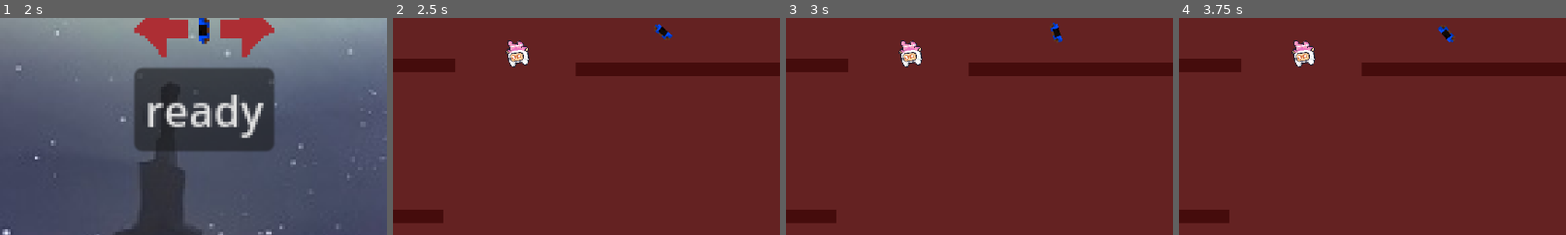
Above: before the commit, frames 1-4 (left to right).
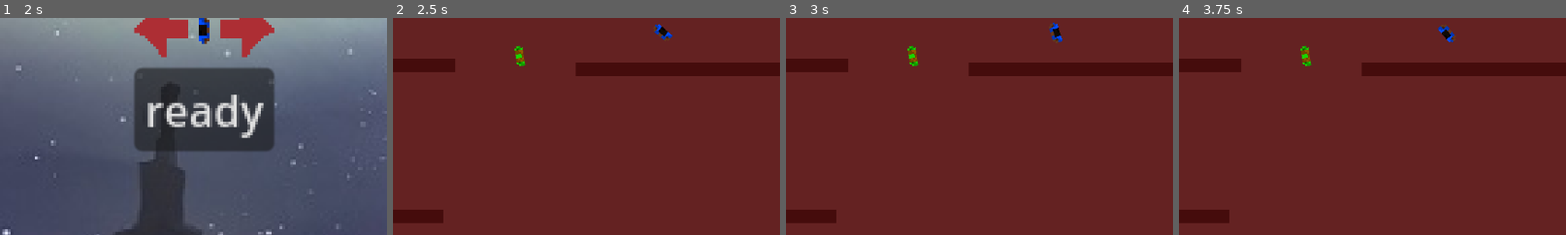
Above: after the commit, the same moments.

Repository: ArthurPesi/fundjogos
Game: Godot game, scene res://control.tscn
The game is run twice, just before and just after one commit, with the same random seed, the same clock (stepped at 60 frames per second) and the same inputs.
Inputs (mouse positions are % of the whole screen's width and height, from its top left):
- Up to frame 1 (2 s): click "Play" at 0.5 s; tap Enter at 1.25 s; move the mouse to (72, 45) at 1.27 s; tap Space (join_keyboard) at 1.35 s
- Up to frame 2 (2.5 s): click "ready" at 2 s
- Up to frame 3 (3 s): tap Space (join_keyboard) at 2.75, 2.85 s; move the mouse to (30, 55) at 2.77 s
- Up to frame 4 (3.75 s): tap Enter at 3.5 s; move the mouse to (60, 28) at 3.52 s; tap Space (join_keyboard) at 3.6 s
The pictures show only the part of the screen within x 14-64%, y 41-91%; the shares and areas given below are measured in that part.

Frame 1 is identical in both runs. In frame 2, 0.6% of the frame differs, in the area x 29-71%, y 6-23%; in frame 3, 0.6%; in frame 4, 0.6%.

Commit message:
new: implemented enemy sprites and changed hitboxes

Diff:
--- a/enemies/enemy_generic.tscn
+++ b/enemies/enemy_generic.tscn
@@ -1,24 +1,98 @@
-[gd_scene load_steps=4 format=3 uid="uid://6h6ilkaxkee4"]
+[gd_scene load_steps=13 format=3 uid="uid://6h6ilkaxkee4"]
 
 [ext_resource type="Script" uid="uid://dgb7npnjfcyb6" path="res://enemies/enemy_parent.gd" id="1_8xuwg"]
+[ext_resource type="Texture2D" uid="uid://kvdgv4khsrqc" path="res://sprites/goblin.png" id="2_nvcvs"]
 
-[sub_resource type="CircleShape2D" id="CircleShape2D_a2j8e"]
-radius = 6.0
+[sub_resource type="AtlasTexture" id="AtlasTexture_dccvl"]
+atlas = ExtResource("2_nvcvs")
+region = Rect2(0, 1, 9, 11)
 
-[sub_resource type="CircleShape2D" id="CircleShape2D_ndpbf"]
-radius = 11.0454
+[sub_resource type="AtlasTexture" id="AtlasTexture_ttanq"]
+atlas = ExtResource("2_nvcvs")
+region = Rect2(9, 1, 9, 11)
+
+[sub_resource type="AtlasTexture" id="AtlasTexture_3h8ed"]
+atlas = ExtResource("2_nvcvs")
+region = Rect2(18, 1, 9, 11)
+
+[sub_resource type="AtlasTexture" id="AtlasTexture_cnb2n"]
+atlas = ExtResource("2_nvcvs")
+region = Rect2(27, 1, 9, 11)
+
+[sub_resource type="AtlasTexture" id="AtlasTexture_tgpci"]
+atlas = ExtResource("2_nvcvs")
+region = Rect2(36, 1, 9, 11)
+
+[sub_resource type="AtlasTexture" id="AtlasTexture_72ctu"]
+atlas = ExtResource("2_nvcvs")
+region = Rect2(45, 1, 9, 11)
+
+[sub_resource type="AtlasTexture" id="AtlasTexture_6dwet"]
+atlas = ExtResource("2_nvcvs")
+region = Rect2(54, 1, 9, 11)
+
+[sub_resource type="SpriteFrames" id="SpriteFrames_irj8s"]
+animations = [{
+"frames": [{
+"duration": 1.0,
+"texture": SubResource("AtlasTexture_dccvl")
+}],
+"loop": true,
+"name": &"idle",
+"speed": 5.0
+}, {
+"frames": [{
+"duration": 1.0,
+"texture": SubResource("AtlasTexture_dccvl")
+}, {
+"duration": 1.0,
+"texture": SubResource("AtlasTexture_ttanq")
+}, {
+"duration": 1.0,
+"texture": SubResource("AtlasTexture_3h8ed")
+}, {
+"duration": 1.0,
+"texture": SubResource("AtlasTexture_cnb2n")
+}, {
+"duration": 1.0,
+"texture": SubResource("AtlasTexture_dccvl")
+}, {
+"duration": 1.0,
+"texture": SubResource("AtlasTexture_tgpci")
+}, {
+"duration": 1.0,
+"texture": SubResource("AtlasTexture_72ctu")
+}, {
+"duration": 1.0,
+"texture": SubResource("AtlasTexture_6dwet")
+}],
+"loop": true,
+"name": &"walk",
+"speed": 10.0
+}]
+
+[sub_resource type="RectangleShape2D" id="RectangleShape2D_nvcvs"]
+size = Vector2(5, 11)
+
+[sub_resource type="RectangleShape2D" id="RectangleShape2D_dccvl"]
+size = Vector2(3, 7)
 
 [node name="EnemyGeneric" type="CharacterBody2D" groups=["enemy"]]
 script = ExtResource("1_8xuwg")
-
-[node name="CollisionShape2D" type="CollisionShape2D" parent="."]
-shape = SubResource("CircleShape2D_a2j8e")
 
 [node name="RayCast2D" type="RayCast2D" parent="."]
 
 [node name="NavigationAgent2D" type="NavigationAgent2D" parent="."]
 
-[node name="Sprite" type="Sprite2D" parent="."]
+[node name="Sprite" type="AnimatedSprite2D" parent="."]
+sprite_frames = SubResource("SpriteFrames_irj8s")
+animation = &"idle"
+
+[node name="DieArea" type="Area2D" parent="." groups=["enemy"]]
+
+[node name="CollisionShape2D" type="CollisionShape2D" parent="DieArea"]
+position = Vector2(-0.5, -0.5)
+shape = SubResource("RectangleShape2D_nvcvs")
 
 [node name="VisionArea" type="Area2D" parent="."]
 
@@ -26,13 +100,12 @@
 visible = false
 polygon = PackedVector2Array(-50, 50, 389, 250, 389, -250, -50, -50)
 
-[node name="DieArea" type="Area2D" parent="." groups=["enemy"]]
+[node name="CollisionShape2D" type="CollisionShape2D" parent="."]
+position = Vector2(-0.5, -0.5)
+shape = SubResource("RectangleShape2D_dccvl")
 
-[node name="CollisionShape2D" type="CollisionShape2D" parent="DieArea"]
-shape = SubResource("CircleShape2D_ndpbf")
-
+[connection signal="body_entered" from="DieArea" to="." method="_on_die_area_body_entered"]
 [connection signal="area_entered" from="VisionArea" to="." method="_on_vision_area_area_entered"]
 [connection signal="area_exited" from="VisionArea" to="." method="_on_vision_area_area_exited"]
 [connection signal="body_entered" from="VisionArea" to="." method="_on_vision_area_body_entered"]
 [connection signal="body_exited" from="VisionArea" to="." method="_on_vision_area_body_exited"]
-[connection signal="body_entered" from="DieArea" to="." method="_on_die_area_body_entered"]
--- a/enemies/revolver_enemy.tscn
+++ b/enemies/revolver_enemy.tscn
@@ -1,17 +1,10 @@
-[gd_scene load_steps=4 format=3 uid="uid://c2bytskoefweb"]
+[gd_scene load_steps=3 format=3 uid="uid://c2bytskoefweb"]
 
 [ext_resource type="PackedScene" uid="uid://6h6ilkaxkee4" path="res://enemies/enemy_generic.tscn" id="1_egnp4"]
 [ext_resource type="Script" uid="uid://cw74wlsnt00tn" path="res://enemies/revolver.gd" id="2_0r4yr"]
-[ext_resource type="Texture2D" uid="uid://bbibllhukl0tx" path="res://Assets 2D/NPCs/Slime/slime_idle.png" id="4_hk6kh"]
 
 [node name="revolver_enemy" node_paths=PackedStringArray("weapon") instance=ExtResource("1_egnp4")]
 weapon = NodePath("revolver")
 
 [node name="revolver" type="Node2D" parent="." index="3"]
 script = ExtResource("2_0r4yr")
-
-[node name="Sprite" parent="." index="4"]
-scale = Vector2(0.5, 0.5)
-texture = ExtResource("4_hk6kh")
-region_enabled = true
-region_rect = Rect2(95.2045, 0, 32.7955, 32.8873)
--- a/enemies/shotgun_enemy.tscn
+++ b/enemies/shotgun_enemy.tscn
@@ -1,7 +1,6 @@
-[gd_scene load_steps=4 format=3 uid="uid://cy8f7mgxlxt4j"]
+[gd_scene load_steps=3 format=3 uid="uid://cy8f7mgxlxt4j"]
 
 [ext_resource type="PackedScene" uid="uid://6h6ilkaxkee4" path="res://enemies/enemy_generic.tscn" id="1_g7vba"]
-[ext_resource type="Texture2D" uid="uid://cy6nr6eqeo1d7" path="res://Assets 2D/Players/Ninja Frog/Fall (32x32).png" id="2_g7vba"]
 [ext_resource type="Script" uid="uid://cy7vhucjv1y0d" path="res://enemies/shotgun.gd" id="3_dql8d"]
 
 [node name="shotgun_enemy" node_paths=PackedStringArray("weapon") instance=ExtResource("1_g7vba")]
@@ -9,8 +8,3 @@
 
 [node name="shotgun" type="Node2D" parent="." index="3"]
 script = ExtResource("3_dql8d")
-
-[node name="Sprite" parent="." index="4"]
-position = Vector2(0, -1)
-scale = Vector2(0.5, 0.5)
-texture = ExtResource("2_g7vba")
--- a/enemies/uzi_enemy.tscn
+++ b/enemies/uzi_enemy.tscn
@@ -1,16 +1,13 @@
-[gd_scene load_steps=4 format=3 uid="uid://b7vrt7ai8o8kh"]
+[gd_scene load_steps=3 format=3 uid="uid://b7vrt7ai8o8kh"]
 
 [ext_resource type="PackedScene" uid="uid://6h6ilkaxkee4" path="res://enemies/enemy_generic.tscn" id="1_nhvon"]
-[ext_resource type="Texture2D" uid="uid://dyl1e17fc7ycn" path="res://Assets 2D/Players/Pink Man/Fall (32x32).png" id="2_nhvon"]
 [ext_resource type="Script" uid="uid://doby3wbq122i4" path="res://enemies/uzi.gd" id="3_arj7d"]
 
 [node name="uzi_enemy" node_paths=PackedStringArray("weapon") instance=ExtResource("1_nhvon")]
 weapon = NodePath("uzi")
 
+[node name="Sprite" parent="." index="2"]
+z_index = 1
+
 [node name="uzi" type="Node2D" parent="." index="3"]
 script = ExtResource("3_arj7d")
-
-[node name="Sprite" parent="." index="4"]
-z_index = 1
-scale = Vector2(0.5, 0.5)
-texture = ExtResource("2_nhvon")
--- a/player/player.tscn
+++ b/player/player.tscn
@@ -1,9 +1,21 @@
-[gd_scene load_steps=4 format=3 uid="uid://dw2ldmgbhypql"]
+[gd_scene load_steps=6 format=3 uid="uid://dw2ldmgbhypql"]
 
 [ext_resource type="Script" uid="uid://bpna1fgeuu3mq" path="res://player/player.gd" id="1_onrkg"]
+[ext_resource type="Texture2D" uid="uid://c1l14l66fj6eq" path="res://sprites/mage_ui.png" id="2_rkbax"]
 
-[sub_resource type="CircleShape2D" id="CircleShape2D_sweqy"]
-radius = 3.0
+[sub_resource type="RectangleShape2D" id="RectangleShape2D_g1dw6"]
+size = Vector2(2, 8)
+
+[sub_resource type="SpriteFrames" id="SpriteFrames_yw30f"]
+animations = [{
+"frames": [{
+"duration": 1.0,
+"texture": ExtResource("2_rkbax")
+}],
+"loop": true,
+"name": &"default",
+"speed": 5.0
+}]
 
 [sub_resource type="CircleShape2D" id="CircleShape2D_onrkg"]
 radius = 160.05
@@ -12,11 +24,14 @@
 script = ExtResource("1_onrkg")
 
 [node name="CollisionShape2D" type="CollisionShape2D" parent="."]
-shape = SubResource("CircleShape2D_sweqy")
+shape = SubResource("RectangleShape2D_g1dw6")
 
 [node name="Cooldown" type="Timer" parent="."]
 
 [node name="Attack" type="Timer" parent="."]
+
+[node name="AnimatedSprite2D" type="AnimatedSprite2D" parent="."]
+sprite_frames = SubResource("SpriteFrames_yw30f")
 
 [node name="FireArea" type="Area2D" parent="."]
 
Not shown, added: SFX/guns/no ammo/out_of_ammo_1.mp3.import
Not shown, added: SFX/guns/no ammo/out_of_ammo_2.mp3.import
Not shown, added: SFX/guns/no ammo/out_of_ammo_3.mp3.import
Not shown, added: SFX/guns/no ammo/out_of_ammo_4.mp3.import
Not shown, added: SFX/guns/pistol/pistol_1.mp3.import
Not shown, added: SFX/guns/pistol/pistol_2.mp3.import
Not shown, added: SFX/guns/pistol/pistol_3.mp3.import
Not shown, added: SFX/guns/pistol/pistol_4.mp3.import
Not shown, added: SFX/guns/shogun/removing_shotgun_shell_!.mp3.import
Not shown, added: SFX/guns/shogun/removing_shotgun_shell_2.mp3.import
Not shown, added: SFX/guns/shogun/removing_shotgun_shell_3.mp3.import
Not shown, added: SFX/guns/shogun/removing_shotgun_shell_4.mp3.import
(and 8 more such lines)
